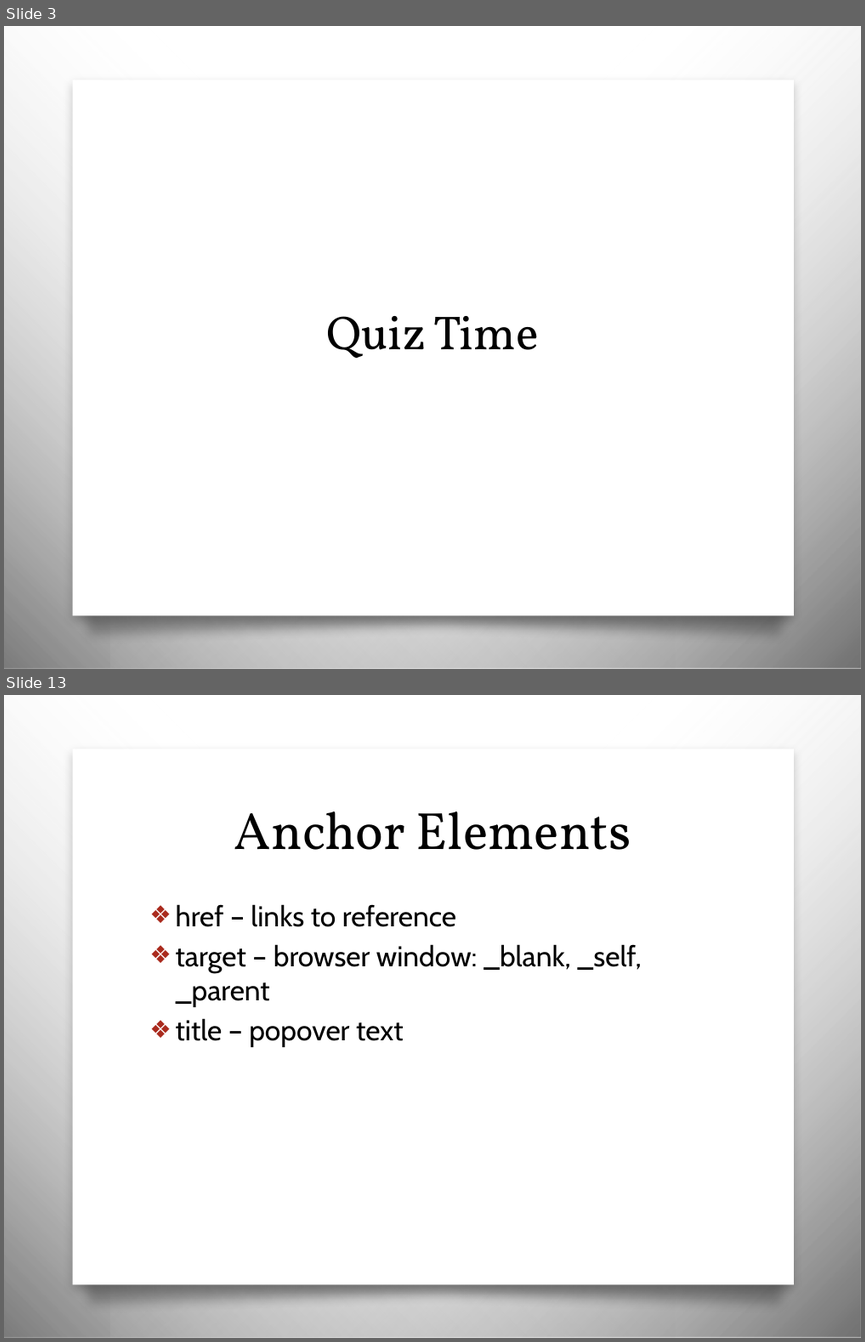
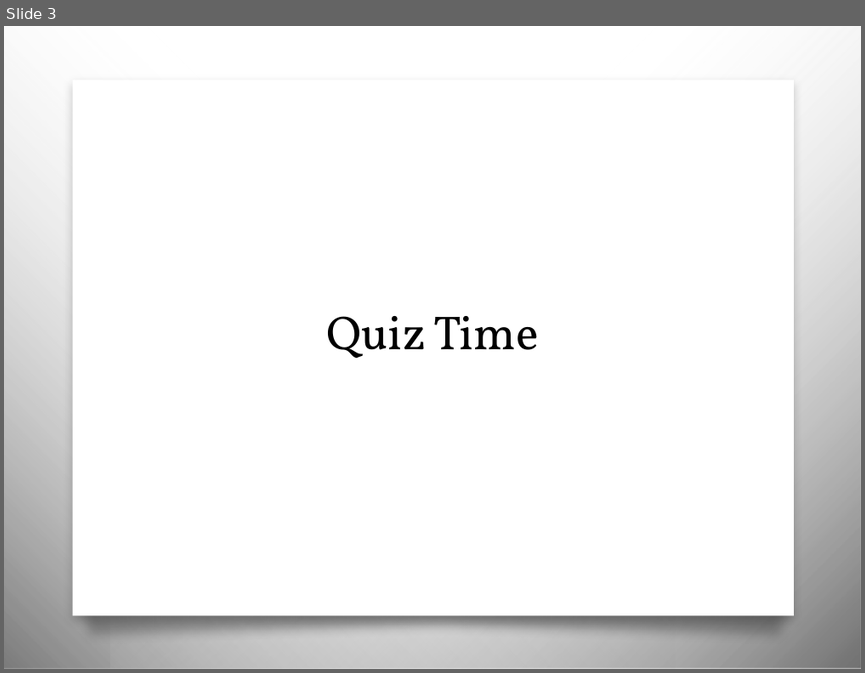
Before and after one commit to awayken/USF-ART329, a slide deck: slides/classthree/slides.pptx. Shown one above the other, each under a label of ours: slides 3 and 13 before the commit, slide 3 after it; the slides between them are not shown. The pictures are 865x1342 and 865x673 pixels, drawn with LibreOffice and Linux fonts; fonts in the diff are those of the drawing; background and template pictures are left out. Boxes give left, top, right and bottom in pixels: in the first picture for what was removed or moved away, otherwise in the second. Text is boxed around its words. In the diff, an @@ line names an element or a change of style, - is before the commit and + after.

```diff
--- a/slides/classthree/slides.pptx
+++ b/slides/classthree/slides.pptx
@@ slide 13 removed at [4, 695, 861, 1338], background picture (left out); not listed: 4 template elements that a slide beside it also shows @@
@@ title removed at [234, 811, 631, 850] @@
-Anchor Elements
@@ text removed at [176, 904, 642, 1047] @@
-❖ href – links to reference
-❖ target – browser window: _blank, _self, _parent
-❖ title – popover text
```
Also in this commit, not shown: 6 slides changed, 1 slide added, 24 other slides removed.
